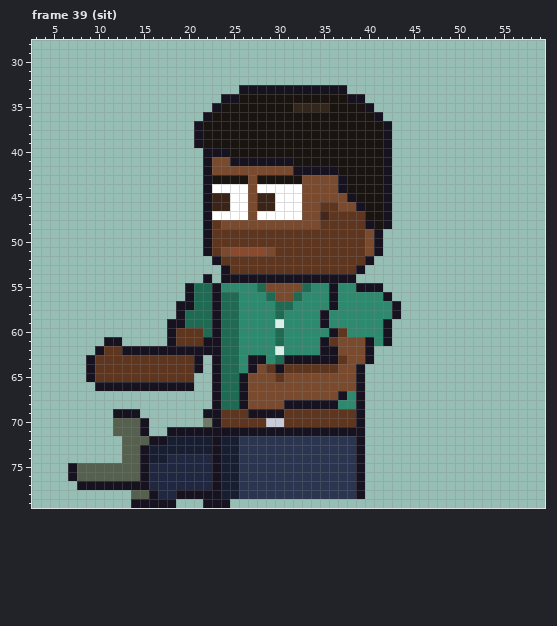
File history of a pixel-art file, sprites/expo/expo_attc_left_anim.aseprite. The picture above is the old version.
64x80 pixels, 85 frames. Colours within 5 levels of each other are drawn and written as one. Shown: frame 39 (sit): x 3..59, y 28..79. The commit also changed other frames, which this record leaves out.
New version:
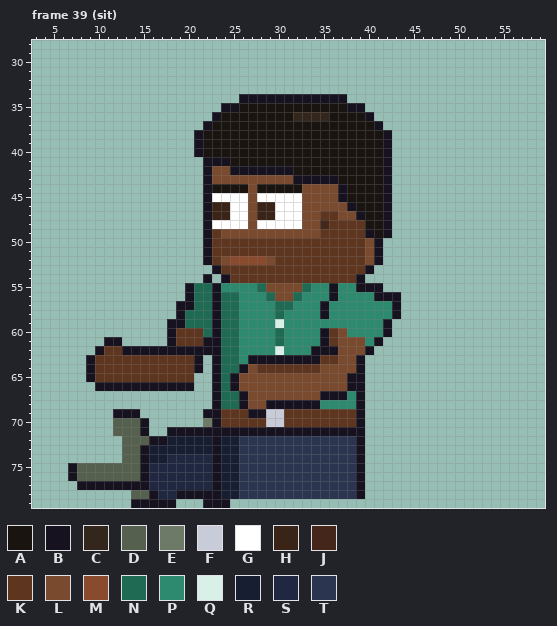
Palette (. is transparent): A #1a1410  B #17121f  C #33261c  D #55604f  E #6e7a68  F #c8ccd8  G #ffffff  H #3a2418  J #44261a  K #5e3620  L #7a4a2e  M #8a4a2e  N #1f6a52  P #2e8a6e  Q #d8f0e8  R #171e32  S #1f2840  T #2b3550
From old to new:
Frame 39 (sit):
The edit turns colour B into colour A in row 40 at x 22 to 24; in row 41 at x 25 to 31; in row 42 at x 32 to 36; in row 43 at x 37; in row 45 at x 38; in row 46 at x 39.
The edit turns colour B into colour A in row 48 at x 40; in row 49 at x 41.
The edit turns colour C into colour A in row 35 at x 32 to 35.
The edit turns colour G into colour A in row 44 at x 23 to 26 and 28 to 32.
There is now colour B in row 40 at x 21; in row 49 at x 42; in row 52 at x 22 and 41; in row 53 at x 23 and 40; in row 54 at x 39; in row 56 at x 43.
The edit turns colour A into colour B in row 34 at x 26 to 37; in row 35 at x 24 to 25 and 38 to 39; in row 36 at x 23 and 40; in row 37 at x 22 and 41; in row 43 at x 32.
The edit turns colour K into colour B in row 47 at x 39.
The edit turns colour L into colour B in row 41 at x 23 to 24; in row 42 at x 25 to 31; in row 43 at x 33 to 36; in row 45 at x 37; in row 46 at x 38; in row 49 at x 40.
The edit turns colour L into colour B in row 63 at x 39; in rows 65 to 66 at x 38; in row 67 at x 35 to 36; in row 68 at x 29 to 30.
The edit turns colour N into colour B in row 63 at x 30; in rows 65 to 66 at x 25.
The edit turns colour P into colour B in row 56 at x 41; in row 57 at x 35; in row 60 at x 35; in row 61 at x 41; in row 62 at x 34; in row 63 at x 29.
The edit turns colour P into colour B in row 64 at x 26.
The edit turns colour A into colour C in row 36 at x 32 to 35.
The edit turns colour B into colour F in row 69 at x 29 to 30.
The edit turns colour H into colour G in row 45 at x 23 to 24 and 28 to 29.
The edit turns colour K into colour G in row 48 at x 23.
The edit turns colour L into colour G in row 48 at x 24 to 26 and 28 to 32.
The edit turns colour G into colour H in row 47 at x 23 to 24 and 28 to 29.
The edit turns colour K into colour J in row 48 at x 35.
The edit turns colour B into colour K in row 52 at x 23; in row 53 at x 24 and 39; in row 54 at x 25 to 38; in row 60 at x 36; in row 63 at x 35 to 36; in row 64 at x 30.
The edit turns colour J into colour K in row 47 at x 35.
The edit turns colour L into colour K in row 51 at x 24 and 29; in row 64 at x 28.
The edit turns colour M into colour K in row 51 at x 25 to 28.
The edit turns colour A into colour L in row 43 at x 23 to 26 and 28 to 31.
The edit turns colour B into colour L in row 52 at x 40; in row 64 at x 27; in rows 65 to 66 at x 26.
The edit turns colour K into colour L in row 46 at x 35 to 36; in row 47 at x 37 to 38; in row 49 at x 24 to 34; in row 52 at x 24 and 29; in row 60 at x 37; in row 63 at x 37.
The edit turns colour K into colour L in row 64 at x 35 to 36; in row 65 at x 30.
The edit turns colour K into colour M in row 52 at x 25 to 28.
The edit turns colour B into colour P in row 57 at x 36; in row 59 at x 35; in row 61 at x 40; in row 68 at x 35 to 36.
The edit erases colour B in row 33 at x 26 to 37; in row 34 at x 24 to 25 and 38 to 39; in row 35 at x 23 and 40; in row 36 at x 22 and 41; in row 37 at x 21 and 42; in row 61 at x 42.
The edit erases colour B in row 63 at x 40.
Pixel boxes of the changes (left, top, right, bottom) in both pictures:
changed: (194, 85, 401, 418)
